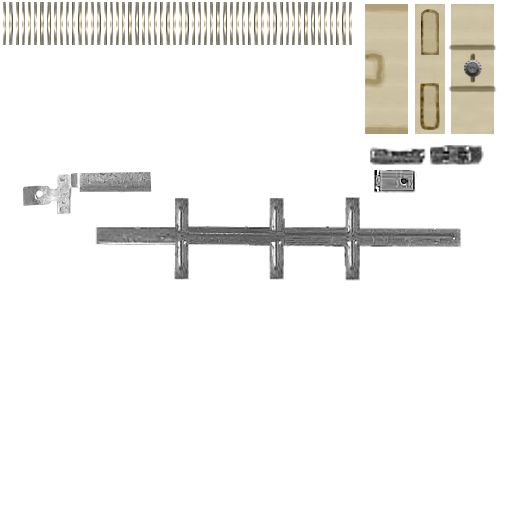
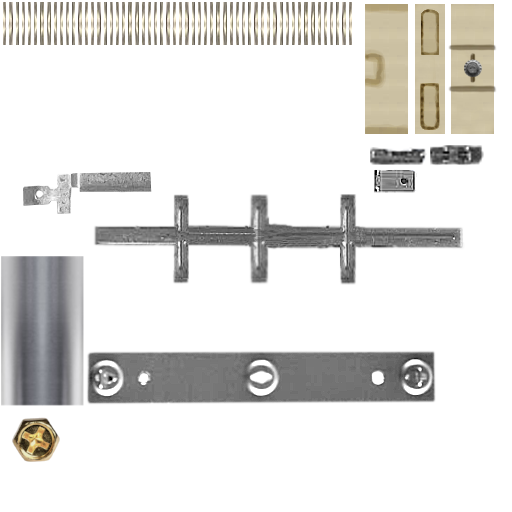
Layered file, before and after one edit (512x512). Changes by layer:
added layer "Pasted Layer #18" above "Pasted Layer #17" over [12, 417, 60, 462]
added layer "Pasted Layer #17" above "Pasted Layer #13" over [1, 256, 84, 406]
painted on "Pasted Layer #13" over [86, 197, 463, 405]
showed "Pasted Layer #14", opacity 41% → 100%, painted on it over [93, 194, 465, 285]
